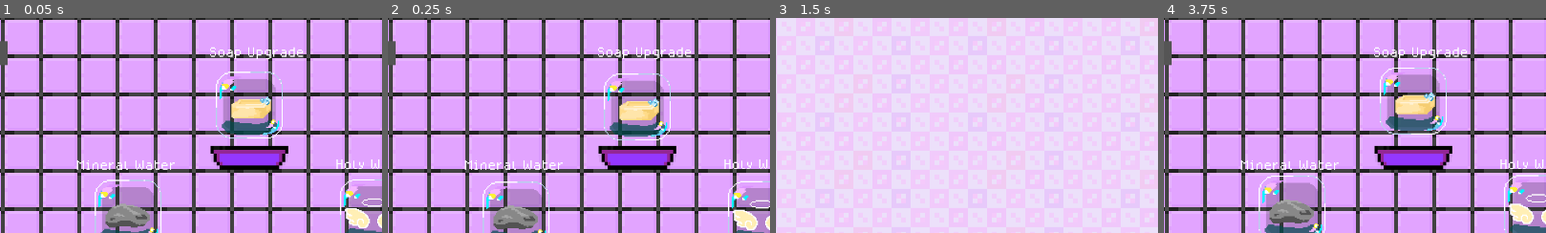
Above: before the commit, frames 1-4 (left to right).
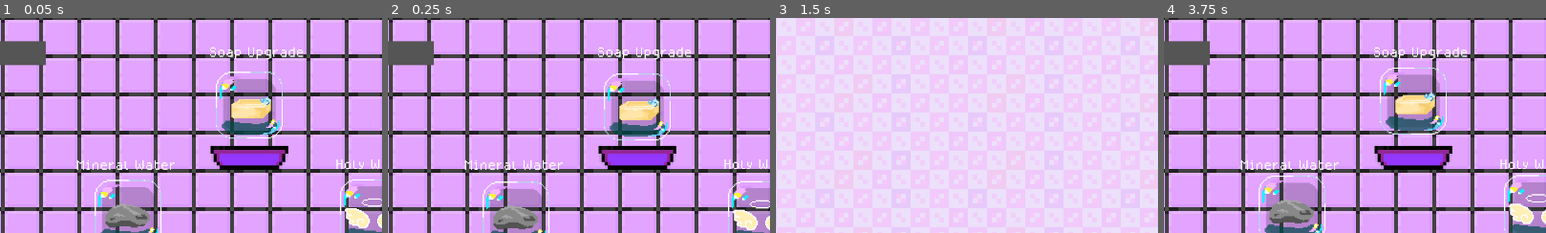
Above: after the commit, the same moments.

Repository: Topech/gamejam2025
Game: Godot game, scene res://upgrade_screen.tscn
The game is run twice, just before and just after one commit, with the same random seed, the same clock (stepped at 60 frames per second) and the same inputs. This scene is started directly instead of the project's main scene. Sound files missing from this copy of the repository are replaced by a short silence.
Inputs (mouse positions are % of the whole screen's width and height, from its top left):
- Up to frame 1 (0.05 s): no input
- Up to frame 2 (0.25 s): no input
- Up to frame 3 (1.5 s): click (13, 82) at 0.5 s; click (47, 91) at 1.25 s
- Up to frame 4 (3.75 s): click (47, 91) at 2 s; click (6, 11) at 2.75 s; click "To Upgrades" at 3.5 s
The pictures show only the part of the screen within x 15-65%, y 0-50%; the shares and areas given below are measured in that part.

The runs differ from the first frame. In frame 1, 1.0% of the frame differs, in the area x 2-12%, y 10-23%; in frame 2, 1.0%; in frame 3, nothing differs; in frame 4, 1.0%.

Commit message:
Get me OUT of here

Diff:
--- a/upgrade_screen.tscn
+++ b/upgrade_screen.tscn
@@ -198,7 +198,7 @@
 layout_mode = 0
 offset_left = 43.0
 offset_top = 39.0
-offset_right = 200.0
+offset_right = 264.0
 offset_bottom = 79.0
 color = Color(0.334744, 0.334744, 0.334744, 1)
 
